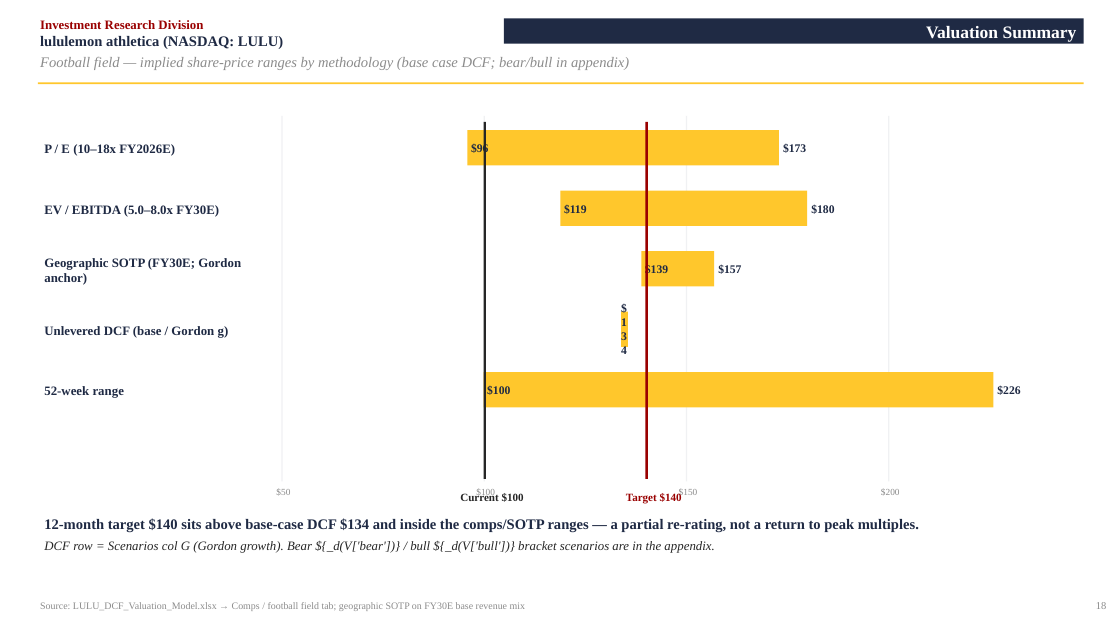
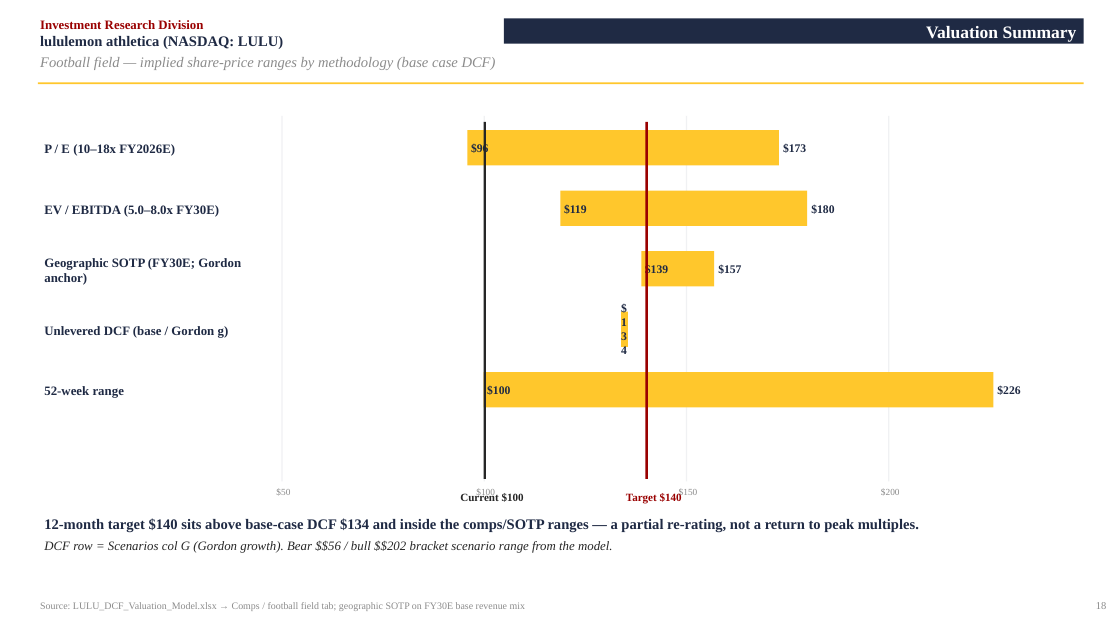
Before and after one commit to vengeanceaiUSC/RM, a slide deck: slide 19 of LULU/LULU_Investment_Pitch_Deck.pptx. Drawn at 1120x630 pixels with LibreOffice and Linux fonts; fonts in the diff are those of the drawing. Boxes give left, top, right and bottom in pixels: in the first picture for what was removed or moved away, otherwise in the second. Text is boxed around its words. In the diff, an @@ line names an element or a change of style, - is before the commit and + after.

```diff
--- a/LULU/LULU_Investment_Pitch_Deck.pptx
+++ b/LULU/LULU_Investment_Pitch_Deck.pptx
@@ text at (x1=40, y1=57, x2=496, y2=70): text changed @@
-Football field — implied share-price ranges by methodology (base case DCF; bear/bull in appendix)
+Football field — implied share-price ranges by methodology (base case DCF)
@@ text at (x1=44, y1=541, x2=613, y2=553): text changed @@
-DCF row = Scenarios col G (Gordon growth). Bear ${_d(V['bear'])} / bull ${_d(V['bull'])} bracket scenarios are in the appendix.
+DCF row = Scenarios col G (Gordon growth). Bear $$56 / bull $$202 bracket scenario range from the model.
```
Also in this commit, not shown: 3 other slides changed, 2 slides removed, 2 other files.
